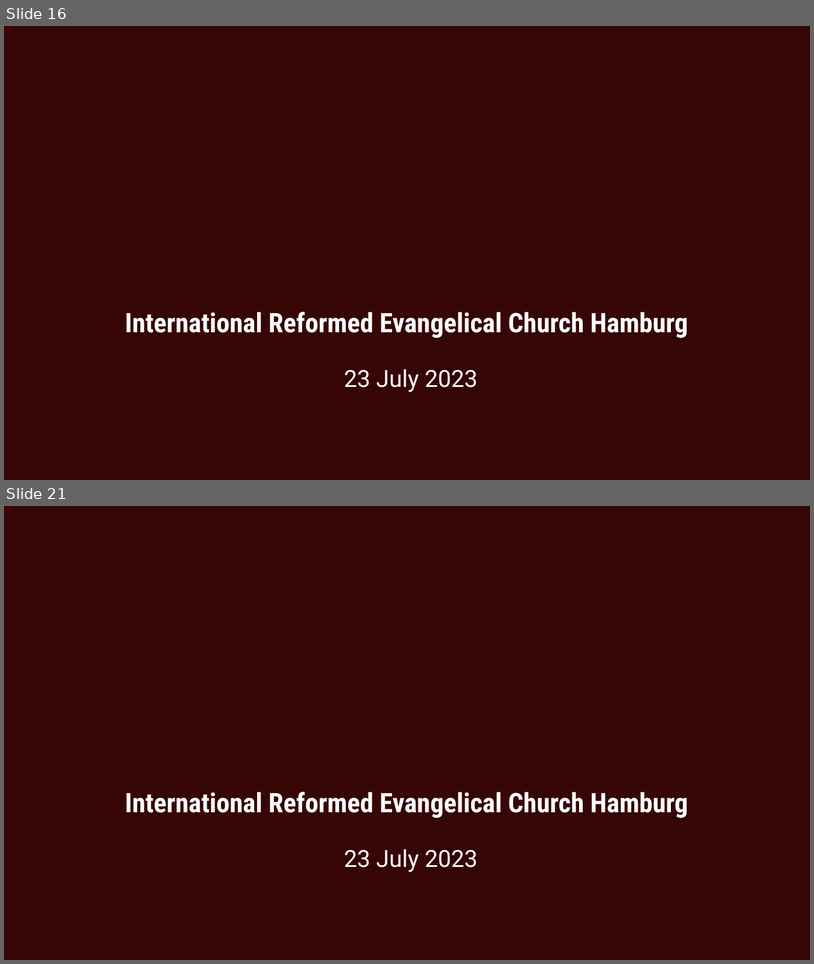
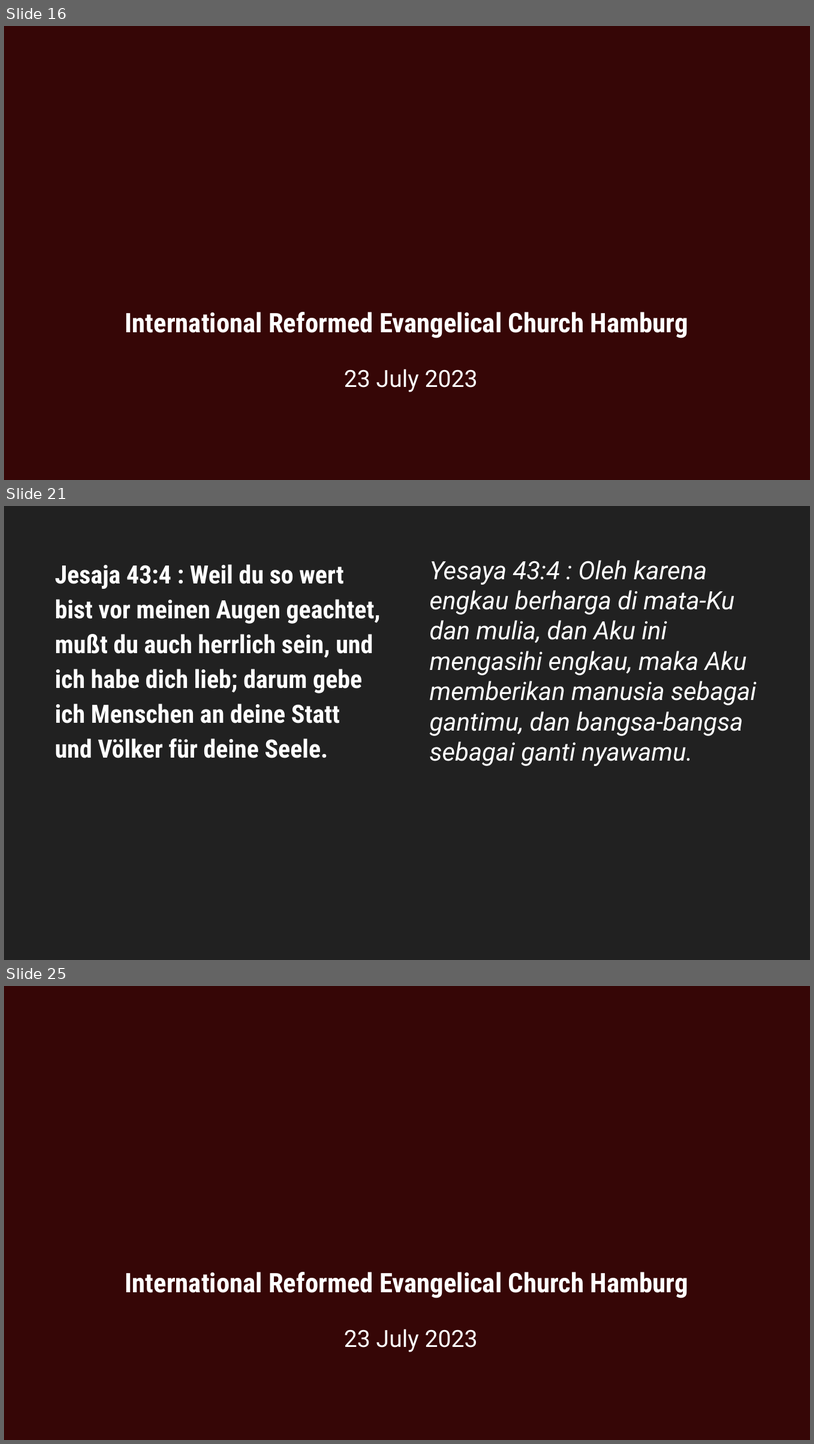
Before and after one commit to stepkurniawan/grii_hamburg_slidemaker, a slide deck: 20230723.pptx. Shown one above the other, each under a label of ours: slides 16 and 21 before the commit, slides 16, 21 and 25 after it; the slides between them are not shown. The pictures are 814x964 and 814x1444 pixels, drawn with LibreOffice and Linux fonts; fonts in the diff are those of the drawing; background and template pictures are left out. Boxes give left, top, right and bottom in pixels: in the first picture for what was removed or moved away, otherwise in the second. Text is boxed around its words. In the diff, an @@ line names an element or a change of style, - is before the commit and + after.

```diff
--- a/20230723.pptx
+++ b/20230723.pptx
@@ slide 21 added at bbox=[4, 506, 810, 960], background #212121 @@
@@ text added at bbox=[55, 564, 381, 758], 30 pt, text #FFFFFF, bold @@
+Jesaja 43:4 : Weil du so wert bist vor meinen Augen geachtet, mußt du auch herrlich sein, und ich habe dich lieb; darum gebe ich Menschen an deine Statt und Völker für deine Seele.
@@ text added at bbox=[430, 560, 756, 766], 30 pt, text #FFFFFF, italic @@
+Yesaya 43:4 : Oleh karena engkau berharga di mata-Ku dan mulia, dan Aku ini mengasihi engkau, maka Aku memberikan manusia sebagai gantimu, dan bangsa-bangsa sebagai ganti nyawamu.
@@ what was slide 21 is now slide 25 @@
```
Also in this commit, not shown: 1 slide changed, 7 other slides added, 4 slides removed, 5 other files.
